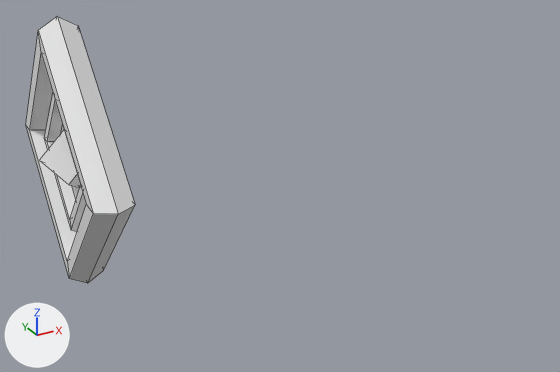
Renders of the Blender file 00_demo/working/0_intro_scene/scene.blend from each side of a commit.
Both versions are drawn from a camera (50 mm lens) standing at (-5.39, -23.62, 9.28) and looking at (6.34, -2.27, -1.39). The axes (+X, +Y, +Z) are drawn at lower left. The lights are the same throughout. The picture after the commit comes second. Mesh edges are drawn as thin lines.
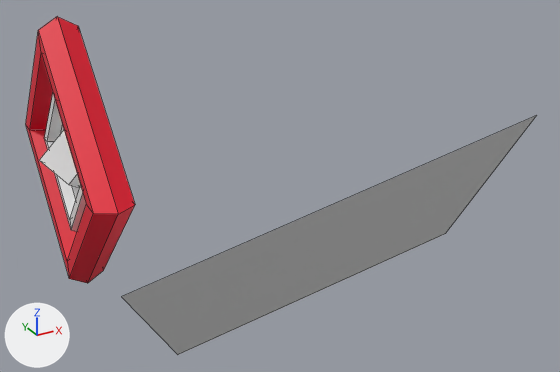
Boxes [x1, y1, x2, y2] around the edits, measured in the pictures (560 x 372 px):
'Plane', added: after [122, 115, 537, 355]
'Torus', recoloured (white to red): [26, 17, 135, 283] in both

The change, as a diff of the scene's bpy script:
```diff
--- a/00_demo/working/0_intro_scene/scene.blend.py
+++ b/00_demo/working/0_intro_scene/scene.blend.py
@@ mat_material @@
+mat_material = principled_material('Material')
+mat_material.base_color = (0.8, 0.0, 0.0214)  # red #e70028
@@ me_torus @@
 me_torus.from_pydata(...)  # 24 vertices, 24 faces; spans x -4.6..4.6, y -4.6..4.6, z -0.6..0.6
+me_torus.materials.append(mat_material)  # red #e70028
@@ me_plane @@
+me_plane.from_pydata([(-1.0, -1.0, 0.0), (1.0, -1.0, 0.0), (-1.0, 1.0, 0.0), (1.0, 1.0, 0.0)], [], [(0, 1, 3, 2)])
@@ ob_plane @@
+ob_plane = bpy.data.objects.new('Plane', me_plane)
+ob_plane.location = (6.47, -4.98, -2.89)
+ob_plane.rotation_euler = (-0.421, 0.745, 1.077)  # degrees (-24, 43, 62)
+ob_plane.scale = (5.81, 5.81, 5.81)
```
